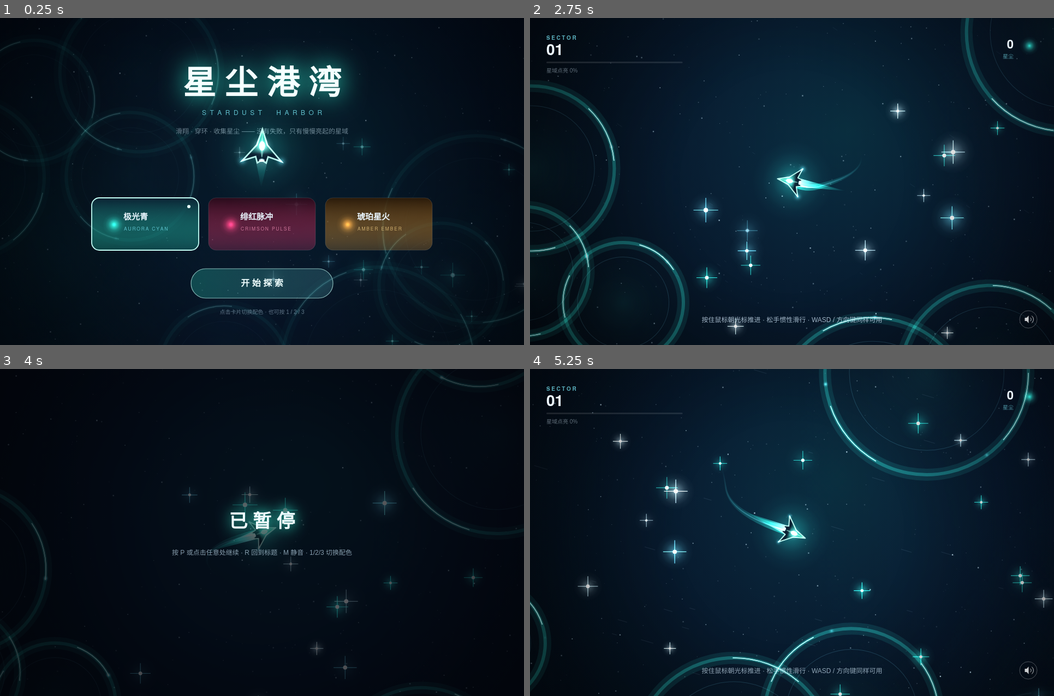
Above: before the commit, frames 1-4 (two rows, left to right).
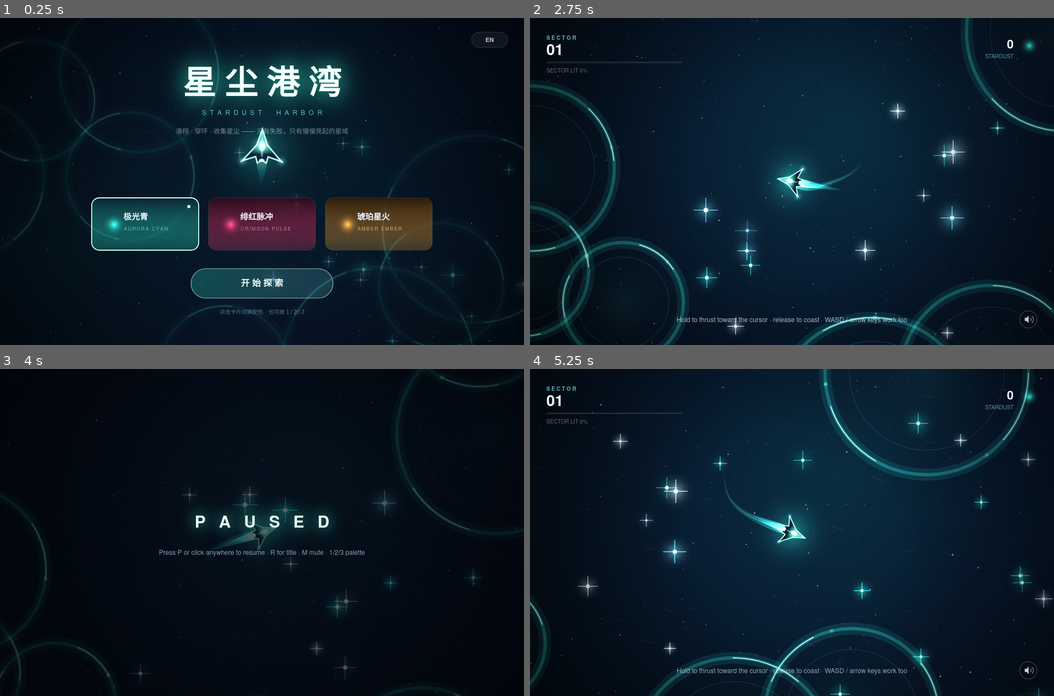
Above: after the commit, the same moments.

Repository: lsean8083-ux/Game-development-AI-assist
Game: browser game, page index.html
The game is run twice, just before and just after one commit, with the same random seed, the same clock (stepped at 60 frames per second) and the same inputs.
Inputs (mouse positions are in pixels of both pictures, inside the frame that each line leads up to):
- Up to frame 1 (0.25 s): no input
- Up to frame 2 (2.75 s): click (792, 181) at 0.27 s; hold Right 1.03-1.53 s; click (792, 214) at 1.07 s; hold Down 1.58-1.85 s; click (687, 148) at 1.67 s; hold Left 1.9-2.47 s; click (896, 132) at 2.27 s; tap L at 2.52 s; hold Up from 2.52 s (still down)
- Up to frame 3 (4 s): release Up at 2.82 s; click (340, 597) at 2.87 s; hold Right 2.87-3.53 s; click (131, 614) at 3.47 s; tap P at 3.52 s; hold Up 3.58-3.82 s; hold Left from 3.87 s (still down)
- Up to frame 4 (5.25 s): click (792, 467) at 4.07 s; release Left at 4.3 s; hold Down 4.35-4.68 s; click (949, 548) at 4.67 s; hold Right 4.73-5.23 s

The runs differ from the first frame. In frame 1, less than 0.1% of the frame differs, in the area x 90-97%, y 4-9%; in frame 2, 0.5%; in frame 3, 1.4%, in the area x 30-70%, y 42-58%; in frame 4, 0.5%.

Commit message:
Add English localization and bilingual documentation
- In-game language toggle (title-screen pill or the L key), persisted in localStorage
- Localized title, tagline, HUD, hint, sector toast and pause screen
- ?lang=en|zh URL parameter and setLang()/getLang() debug hooks
- README.md rewritten in English; Chinese version moved to README.zh-CN.md
- Add English title screenshot to preview/

Diff:
--- a/index.html
+++ b/index.html
@@ -138,6 +138,59 @@
     paletteIdx: 0
   };
 
+  /* ------------------------------------------------------------
+     文案：中文 / English
+     ------------------------------------------------------------ */
+  var I18N = {
+    zh: {
+      docTitle: '星尘港湾 · Stardust Harbor',
+      titleBig: '星 尘 港 湾',
+      titleSmall: 'STARDUST  HARBOR',
+      tagline: '滑翔 · 穿环 · 收集星尘 —— 没有失败，只有慢慢亮起的星域',
+      start: '开 始 探 索',
+      paletteHint: '点击卡片切换配色 · 也可按 1 / 2 / 3',
+      lit: '星域点亮',
+      dust: '星尘',
+      hint: '按住鼠标朝光标推进 · 松手惯性滑行 · WASD / 方向键同样可用',
+      toast: '星 区 点 亮',
+      paused: '已 暂 停',
+      pauseHint: '按 P 或点击任意处继续 · R 回到标题 · M 静音 · 1/2/3 切换配色',
+      langBtn: 'EN'
+    },
+    en: {
+      docTitle: 'Stardust Harbor',
+      titleBig: 'STARDUST HARBOR',
+      titleSmall: '星 尘 港 湾',
+      tagline: 'Glide · thread the rings · gather stardust — no failure, only sectors slowly waking to light',
+      start: 'START  EXPLORING',
+      paletteHint: 'Click a card to change palette · or press 1 / 2 / 3',
+      lit: 'SECTOR LIT',
+      dust: 'STARDUST',
+      hint: 'Hold to thrust toward the cursor · release to coast · WASD / arrow keys work too',
+      toast: 'SECTOR LIT',
+      paused: 'P A U S E D',
+      pauseHint: 'Press P or click anywhere to resume · R for title · M mute · 1/2/3 palette',
+      langBtn: '中文'
+    }
+  };
+  var lang = 'zh';
+  try {
+    var savedLang = localStorage.getItem('stardust.lang');
+    if (savedLang === 'en' || savedLang === 'zh') lang = savedLang;
+  } catch (err) { /* 隐私模式下忽略 */ }
+  var langRect = { x: 0, y: 0, w: 0, h: 0 };
+
+  function T(key) { return I18N[lang][key]; }
+  function isEN() { return lang === 'en'; }
+  function setLang(v) {
+    if (v !== 'zh' && v !== 'en') return;
+    lang = v;
+    document.title = T('docTitle');
+    document.documentElement.lang = isEN() ? 'en' : 'zh-CN';
+    try { localStorage.setItem('stardust.lang', lang); } catch (err) { /* 忽略 */ }
+  }
+  setLang(lang);
+
   var player = { x: 0, y: 0, vx: 0, vy: 0, angle: -Math.PI / 2, thrust: 0, trail: [] };
   var camera = { x: 0, y: 0 };
 
@@ -545,8 +598,7 @@
     G.flash = 1;
     G.toast = {
       t: 3.4,
-      text: '星 区 点 亮',
-      sub: 'SECTOR ' + String(G.sector - 1).padStart(2, '0') + '  CLEARED'
+      sector: G.sector - 1
     };
     sound.sectorUp();
     spawnBurst(player.x, player.y, 1, 40, 380);
@@ -1176,9 +1228,9 @@
       ctx.fillStyle = g;
       rr(bx, by, Math.max(bw * pr, 3), bh, 2); ctx.fill();
     }
-    ctx.font = '500 10px ' + FONT_CN;
+    ctx.font = '500 10px ' + (isEN() ? FONT_EN : FONT_CN);
     ctx.fillStyle = 'rgba(220,240,255,0.42)';
-    ctx.fillText('星域点亮 ' + Math.round(pr * 100) + '%', bx, by + 20);
+    ctx.fillText(T('lit') + ' ' + Math.round(pr * 100) + '%', bx, by + 20);
 
     // --- 右侧：星尘计数
     var rx = W - pad - 44;
@@ -1186,9 +1238,9 @@
     ctx.font = '700 22px ' + FONT_EN;
     ctx.fillStyle = '#eef8ff';
     ctx.fillText(String(G.collected), rx, pad + 26);
-    ctx.font = '500 10px ' + FONT_CN;
+    ctx.font = '500 10px ' + (isEN() ? FONT_EN : FONT_CN);
     ctx.fillStyle = rgba(p.accent, 0.6);
-    ctx.fillText('星尘', rx, pad + 44);
+    ctx.fillText(T('dust'), rx, pad + 44);
 
     ctx.globalCompositeOperation = 'lighter';
     ctx.globalAlpha = 0.85;
@@ -1205,9 +1257,9 @@
     if (hint > 0.01) {
       ctx.globalAlpha = hint * 0.8;
       ctx.textAlign = 'center';
-      ctx.font = '500 12px ' + FONT_CN;
+      ctx.font = '500 12px ' + (isEN() ? FONT_EN : FONT_CN);
       ctx.fillStyle = 'rgba(215,238,255,0.92)';
-      ctx.fillText('按住鼠标朝光标推进 · 松手惯性滑行 · WASD / 方向键同样可用', W / 2, H - 42);
+      ctx.fillText(T('hint'), W / 2, H - 42);
       ctx.globalAlpha = 1;
     }
 
@@ -1220,13 +1272,15 @@
       ctx.textBaseline = 'middle';
       ctx.shadowColor = p.glow;
       ctx.shadowBlur = 26;
-      ctx.font = '700 30px ' + FONT_CN;
+      ctx.font = '700 ' + (isEN() ? 26 : 30) + 'px ' + (isEN() ? FONT_EN : FONT_CN);
       ctx.fillStyle = '#f2ffff';
-      ctx.fillText(G.toast.text, W / 2, H * 0.3);
+      if (isEN()) spacedText(T('toast'), W / 2, H * 0.3, 6, 'center');
+      else ctx.fillText(T('toast'), W / 2, H * 0.3);
       ctx.shadowBlur = 0;
       ctx.font = '500 11px ' + FONT_EN;
       ctx.fillStyle = rgba(p.accent, 0.8);
-      spacedText(G.toast.sub, W / 2, H * 0.3 + 34, 3, 'center');
+      spacedText('SECTOR ' + String(G.toast.sector).padStart(2, '0') + '  CLEARED',
+        W / 2, H * 0.3 + 34, 3, 'center');
       ctx.globalAlpha = 1;
       ctx.textBaseline = 'alphabetic';
     }
@@ -1294,18 +1348,33 @@
     ctx.textBaseline = 'middle';
     ctx.shadowColor = p.glow;
     ctx.shadowBlur = 46;
-    ctx.font = '700 ' + Math.round(Math.min(W * 0.062, 68)) + 'px ' + FONT_CN;
     ctx.fillStyle = '#f4ffff';
-    ctx.fillText('星 尘 港 湾', W / 2, ty);
-    ctx.shadowBlur = 0;
-
-    ctx.font = '500 12px ' + FONT_EN;
-    ctx.fillStyle = rgba(p.accent, 0.75);
-    spacedText('STARDUST  HARBOR', W / 2, ty + 52, 6.5, 'center');
-
-    ctx.font = '400 12px ' + FONT_CN;
+    if (isEN()) {
+      ctx.font = '700 ' + Math.round(Math.min(W * 0.05, 54)) + 'px ' + FONT_EN;
+      spacedText(T('titleBig'), W / 2, ty, 8, 'center');
+      ctx.shadowBlur = 0;
+      ctx.font = '500 13px ' + FONT_CN;
+      ctx.fillStyle = rgba(p.accent, 0.8);
+      spacedText(T('titleSmall'), W / 2, ty + 46, 6, 'center');
+    } else {
+      ctx.font = '700 ' + Math.round(Math.min(W * 0.062, 68)) + 'px ' + FONT_CN;
+      ctx.fillText(T('titleBig'), W / 2, ty);
+      ctx.shadowBlur = 0;
+      ctx.font = '500 12px ' + FONT_EN;
+      ctx.fillStyle = rgba(p.accent, 0.75);
+      spacedText(T('titleSmall'), W / 2, ty + 52, 6.5, 'center');
+    }
+
+    var tagFont = isEN() ? FONT_EN : FONT_CN;
+    var tagSize = 12;
+    ctx.font = '400 ' + tagSize + 'px ' + tagFont;
+    var tagW = ctx.measureText(T('tagline')).width;
+    if (tagW > W * 0.86) {
+      tagSize = Math.max(9, tagSize * (W * 0.86) / tagW);
+      ctx.font = '400 ' + tagSize.toFixed(1) + 'px ' + tagFont;
+    }
     ctx.fillStyle = 'rgba(210,235,250,0.5)';
-    ctx.fillText('滑翔 · 穿环 · 收集星尘 —— 没有失败，只有慢慢亮起的星域', W / 2, ty + 86);
+    ctx.fillText(T('tagline'), W / 2, ty + 86);
 
     // 配色卡片
     for (var i = 0; i < L.cards.length; i++) {
@@ -1331,13 +1400,21 @@
 
       ctx.textAlign = 'left';
       ctx.textBaseline = 'middle';
-      ctx.font = '600 15px ' + FONT_CN;
-      ctx.fillStyle = '#eaf6ff';
-      ctx.fillText(col.name, c.x + 58, c.y + c.h / 2 - 12);
-
-      ctx.font = '500 8.5px ' + FONT_EN;
-      ctx.fillStyle = rgba(col.accent, 0.7);
-      spacedText(col.en, c.x + 59, c.y + c.h / 2 + 10, 1.8, 'left');
+      if (isEN()) {
+        ctx.font = '600 10.5px ' + FONT_EN;
+        ctx.fillStyle = '#eaf6ff';
+        spacedText(col.en, c.x + 58, c.y + c.h / 2 - 13, 1.4, 'left');
+        ctx.font = '500 11px ' + FONT_CN;
+        ctx.fillStyle = rgba(col.accent, 0.7);
+        ctx.fillText(col.name, c.x + 58, c.y + c.h / 2 + 11);
+      } else {
+        ctx.font = '600 15px ' + FONT_CN;
+        ctx.fillStyle = '#eaf6ff';
+        ctx.fillText(col.name, c.x + 58, c.y + c.h / 2 - 12);
+        ctx.font = '500 8.5px ' + FONT_EN;
+        ctx.fillStyle = rgba(col.accent, 0.7);
+        spacedText(col.en, c.x + 59, c.y + c.h / 2 + 10, 1.8, 'left');
+      }
 
       if (sel) {
         ctx.fillStyle = col.core;
@@ -1362,13 +1439,36 @@
 
     ctx.textAlign = 'center';
     ctx.textBaseline = 'middle';
-    ctx.font = '600 16px ' + FONT_CN;
     ctx.fillStyle = '#f0ffff';
-    ctx.fillText('开 始 探 索', W / 2, b.y + b.h / 2 + 1);
-
-    ctx.font = '500 10px ' + FONT_CN;
+    if (isEN()) {
+      ctx.font = '600 13px ' + FONT_EN;
+      spacedText(T('start'), W / 2, b.y + b.h / 2 + 1, 4.5, 'center');
+    } else {
+      ctx.font = '600 16px ' + FONT_CN;
+      ctx.fillText(T('start'), W / 2, b.y + b.h / 2 + 1);
+    }
+
+    ctx.font = '500 10px ' + (isEN() ? FONT_EN : FONT_CN);
     ctx.fillStyle = 'rgba(200,228,248,0.45)';
-    ctx.fillText('点击卡片切换配色 · 也可按 1 / 2 / 3', W / 2, b.y + b.h + 26);
+    ctx.fillText(T('paletteHint'), W / 2, b.y + b.h + 26);
+
+    // 右上角：语言切换
+    langRect.x = W - 30 - 66;
+    langRect.y = 26;
+    langRect.w = 66;
+    langRect.h = 28;
+    rr(langRect.x, langRect.y, langRect.w, langRect.h, 14);
+    ctx.fillStyle = 'rgba(255,255,255,0.05)';
+    ctx.fill();
+    ctx.strokeStyle = 'rgba(255,255,255,0.16)';
+    ctx.lineWidth = 1;
+    ctx.stroke();
+    ctx.textAlign = 'center';
+    ctx.textBaseline = 'middle';
+    ctx.font = '600 11px ' + (isEN() ? FONT_CN : FONT_EN);
+    ctx.fillStyle = 'rgba(226,244,255,0.8)';
+    if (isEN()) spacedText(T('langBtn'), langRect.x + langRect.w / 2, langRect.y + langRect.h / 2 + 1, 2, 'center');
+    else ctx.fillText(T('langBtn'), langRect.x + langRect.w / 2, langRect.y + langRect.h / 2 + 0.5);
 
     ctx.textBaseline = 'alphabetic';
   }
@@ -1380,13 +1480,14 @@
     ctx.textBaseline = 'middle';
     ctx.shadowColor = palette.glow;
     ctx.shadowBlur = 26;
-    ctx.font = '700 34px ' + FONT_CN;
+    ctx.font = '700 ' + (isEN() ? 30 : 34) + 'px ' + (isEN() ? FONT_EN : FONT_CN);
     ctx.fillStyle = '#eefcff';
-    ctx.fillText('已 暂 停', W / 2, H / 2 - 18);
+    if (isEN()) spacedText(T('paused'), W / 2, H / 2 - 18, 8, 'center');
+    else ctx.fillText(T('paused'), W / 2, H / 2 - 18);
     ctx.shadowBlur = 0;
-    ctx.font = '500 12px ' + FONT_CN;
+    ctx.font = '500 12px ' + (isEN() ? FONT_EN : FONT_CN);
     ctx.fillStyle = 'rgba(205,232,250,0.65)';
-    ctx.fillText('按 P 或点击任意处继续 · R 回到标题 · M 静音 · 1/2/3 切换配色', W / 2, H / 2 + 38);
+    ctx.fillText(T('pauseHint'), W / 2, H / 2 + 38);
     ctx.textBaseline = 'alphabetic';
   }
 
@@ -1441,6 +1542,10 @@
     if (G.state === 'title') {
       sound.init();
       if (sound.ctx && sound.ctx.state === 'suspended') sound.ctx.resume();
+      if (langRect.w > 0 && inside(pt, langRect)) {
+        setLang(isEN() ? 'zh' : 'en');
+        return;
+      }
       var L = layoutTitle();
       for (var i = 0; i < L.cards.length; i++) {
         if (inside(pt, L.cards[i])) { setPalette(L.cards[i].i); return; }
@@ -1486,6 +1591,7 @@
       else if (G.state === 'paused') G.state = 'play';
     }
     if (k === 'm') toggleMute();
+    if (k === 'l') setLang(isEN() ? 'zh' : 'en');
     if (k === 'r' && (G.state === 'play' || G.state === 'paused')) {
       G.state = 'title';
       resetWorld();
@@ -1526,6 +1632,7 @@
     var pi = parseInt(params.get('palette'), 10) - 1;
     if (pi >= 0 && pi < PALETTES.length) { G.paletteIdx = pi; palette = PALETTES[pi]; }
   }
+  if (params.get('lang') === 'en' || params.get('lang') === 'zh') setLang(params.get('lang'));
   resetWorld();
   if (params.has('autostart')) G.state = 'play';
 
@@ -1546,7 +1653,8 @@
   window.__stardust = {
     G: G, player: player, input: input, sound: sound, camera: camera,
     motes: motes, rings: rings, particles: particles, shocks: shocks,
-    startGame: startGame, setPalette: setPalette, checkSector: checkSector
+    startGame: startGame, setPalette: setPalette, checkSector: checkSector,
+    setLang: setLang, getLang: function () { return lang; }
   };
 })();
 </script>
Binary file added: preview/04-title-en.jpg
